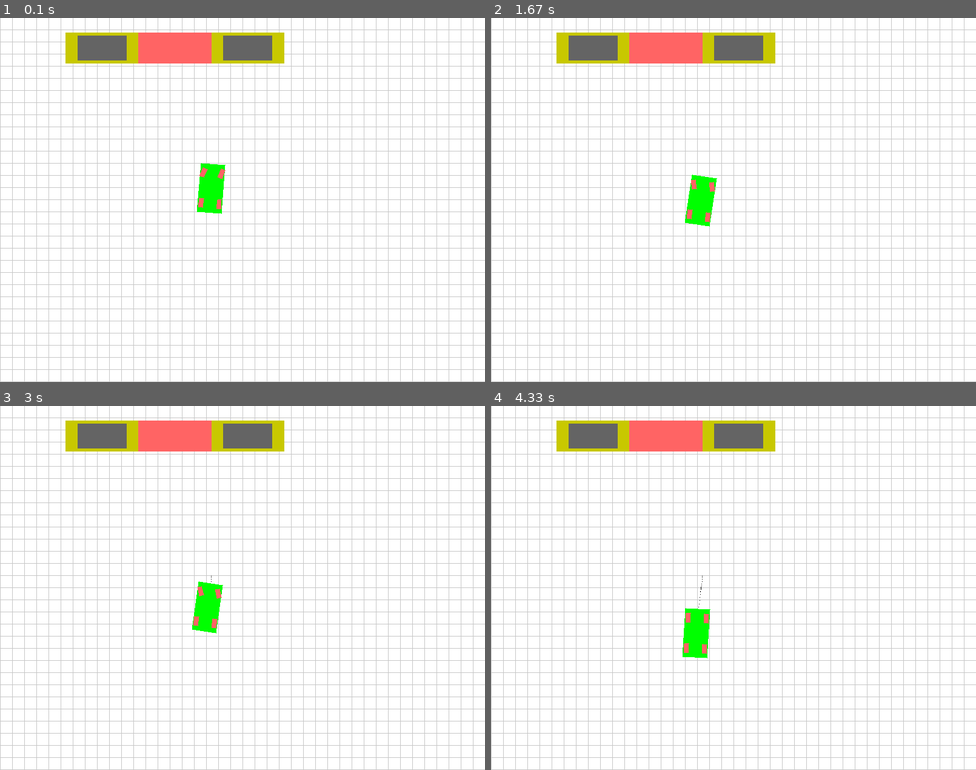
Above: before the commit, frames 1-4 (two rows, left to right).
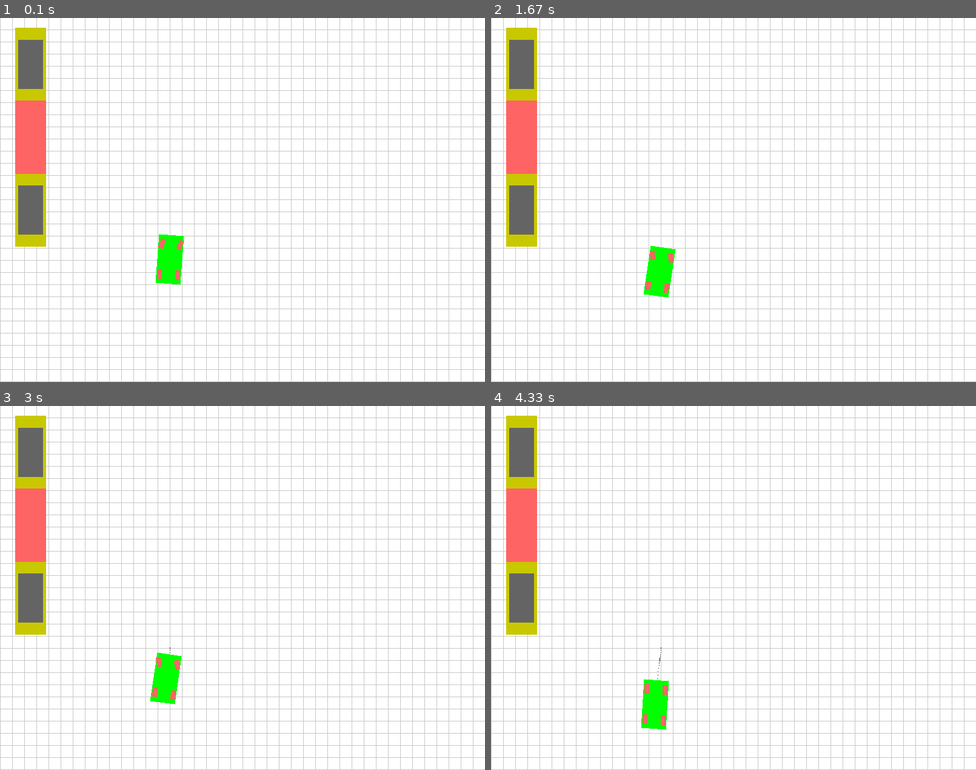
Above: after the commit, the same moments.

Repository: taka-rl/RL_APS
Game: pygame game, started from OOP/main.py
Same seed, same stepped clock (60 frames per second), same inputs: the game is played once before the commit and once after it.
Inputs:
- Up to frame 1 (0.1 s): no input
- Up to frame 2 (1.67 s): no input
- Up to frame 3 (3 s): no input
- Up to frame 4 (4.33 s): no input

The runs differ from the first frame. In frame 1, 9.0% of the frame differs, in the area x 3-59%, y 2-74%; in frame 2, 9.1%, in the area x 3-59%, y 2-77%; in frame 3, 9.0%; in frame 4, 9.1%.

Commit message:
updated that the parking lot is placed on every side of the parking area

Diff:
--- a/OOP/parking_env_OOP.py
+++ b/OOP/parking_env_OOP.py
@@ -9,8 +9,7 @@
 TODO: consider making a function which can be used in def is_parking_successful(self): and def check_collision(self):
 and def is_valid_loc(self, width, height):
 as they have same logic
-TODO: modify PARALLEL/PERPENDICULAR constant value
-TODO: make a function for flatting the state value
+TODO: display the x,y location and velocity in the display
 '''
 
 # parameters for actions
@@ -56,14 +55,28 @@
                       [-25 * PIXEL_TO_METER_SCALE, -15 * PIXEL_TO_METER_SCALE]],
                      dtype=np.float32)  # Position adjusted for meters
 
-PARALLEL = np.array([
+PARALLEL_HORIZONTAL = np.array([
     [+CAR_L / 2 + 20 * PIXEL_TO_METER_SCALE, +CAR_W / 2 + 5 * PIXEL_TO_METER_SCALE],
     [+CAR_L / 2 + 20 * PIXEL_TO_METER_SCALE, -CAR_W / 2 - 5 * PIXEL_TO_METER_SCALE],
     [-CAR_L / 2 - 20 * PIXEL_TO_METER_SCALE, -CAR_W / 2 - 5 * PIXEL_TO_METER_SCALE],
     [-CAR_L / 2 - 20 * PIXEL_TO_METER_SCALE, +CAR_W / 2 + 5 * PIXEL_TO_METER_SCALE]],
     dtype=np.float32)  # Adjusted for meters
 
-PERPENDICULAR = np.array([
+PARALLEL_VERTICAL = np.array([
+    [+CAR_W / 2 + 5 * PIXEL_TO_METER_SCALE, +CAR_L / 2 + 20 * PIXEL_TO_METER_SCALE],
+    [+CAR_W / 2 + 5 * PIXEL_TO_METER_SCALE, -CAR_L / 2 - 20 * PIXEL_TO_METER_SCALE],
+    [-CAR_W / 2 - 5 * PIXEL_TO_METER_SCALE, -CAR_L / 2 - 20 * PIXEL_TO_METER_SCALE],
+    [-CAR_W / 2 - 5 * PIXEL_TO_METER_SCALE, +CAR_L / 2 + 20 * PIXEL_TO_METER_SCALE]],
+    dtype=np.float32)  # Adjusted for meters
+
+PERPENDICULAR_HORIZONTAL = np.array([
+    [+CAR_W / 2 + 10 * PIXEL_TO_METER_SCALE, +CAR_L / 2 + 5 * PIXEL_TO_METER_SCALE],
+    [+CAR_W / 2 + 10 * PIXEL_TO_METER_SCALE, -CAR_L / 2 - 5 * PIXEL_TO_METER_SCALE],
+    [-CAR_W / 2 - 10 * PIXEL_TO_METER_SCALE, -CAR_L / 2 - 5 * PIXEL_TO_METER_SCALE],
+    [-CAR_W / 2 - 10 * PIXEL_TO_METER_SCALE, +CAR_L / 2 + 5 * PIXEL_TO_METER_SCALE]],
+    dtype=np.float32)  # Adjusted for meters
+
+PERPENDICULAR_VERTICAL = np.array([
     [+CAR_L / 2 + 5 * PIXEL_TO_METER_SCALE, +CAR_W / 2 + 10 * PIXEL_TO_METER_SCALE],
     [+CAR_L / 2 + 5 * PIXEL_TO_METER_SCALE, -CAR_W / 2 - 10 * PIXEL_TO_METER_SCALE],
     [-CAR_L / 2 - 5 * PIXEL_TO_METER_SCALE, -CAR_W / 2 - 10 * PIXEL_TO_METER_SCALE],
@@ -355,32 +368,76 @@
         offset = OFFSET_PARALLEL if self.parking_type == "parallel" else OFFSET_PERPENDICULAR
 
         # center locations for the static cars
-        if self.parking_type == "parallel":
+        if self.side in [1, 2]:
             static_cars_loc = np.array([[self.parking_lot[0] + offset, self.parking_lot[1]],
-                                        [self.parking_lot[0] - offset, self.parking_lot[1]]])
-        else:  # perpendicular
+                                            [self.parking_lot[0] - offset, self.parking_lot[1]]])
+
+        else:
             static_cars_loc = np.array([[self.parking_lot[0], self.parking_lot[1] + offset],
                                         [self.parking_lot[0], self.parking_lot[1] - offset]])
 
         # calculate the obstacle cars vertices and parking lots vertices
-        parking_type = self.get_parking_struct(self.parking_type)
+        parking_struct = self.get_parking_struct(self.parking_type, self.side)
+        car_struct = self.get_car_struct(self.parking_type, self.side)
         for loc in static_cars_loc:
-            static_cars_vertices.append(CAR_STRUCT + loc)
-            static_parking_vertices.append(parking_type + loc)
+            static_cars_vertices.append(car_struct + loc)
+            static_parking_vertices.append(parking_struct + loc)
         return static_cars_vertices, static_parking_vertices
 
     @staticmethod
-    def get_parking_struct(parking_type: str):
+    def get_parking_struct(parking_type: str, side: int):
         """
         Get the parking structure based on the parking type.
 
         Parameters:
             parking_type (str): The type of parking arrangement.
+            side (int): The side of the parking lot
 
         Returns:
             np.ndarray: The vertices for parking space structure.
         """
-        return PARALLEL if parking_type == "parallel" else PERPENDICULAR
+        if parking_type == "parallel":
+            if side in [1, 2]:
+                return PARALLEL_HORIZONTAL
+            else:
+                return PARALLEL_VERTICAL
+
+        else:  # perpendicular
+            if side in [1, 2]:
+                return PERPENDICULAR_HORIZONTAL
+            else:
+                return PERPENDICULAR_VERTICAL
+
+    @staticmethod
+    def get_car_struct(parking_type: str, side: int):
+        """
+        Get the car structure based on the parking type.
+
+        Parameters:
+            parking_type (str): The type of parking arrangement.
+            side (int): The side of the parking lot
+
+        Returns:
+            np.ndarray: The vertices for parking space structure.
+        """
+        if parking_type == "parallel":
+            if side in [1, 2]:
+                return CAR_STRUCT
+            else:
+                return np.array([[+CAR_W / 2, +CAR_L / 2],
+                                 [+CAR_W / 2, -CAR_L / 2],
+                                 [-CAR_W / 2, -CAR_L / 2],
+                                 [-CAR_W / 2, +CAR_L / 2]],
+                                dtype=np.float32)  # Coordinates adjusted for meters
+        else:  # perpendicular
+            if side in [1, 2]:
+                return np.array([[+CAR_W / 2, +CAR_L / 2],
+                                 [+CAR_W / 2, -CAR_L / 2],
+                                 [-CAR_W / 2, -CAR_L / 2],
+                                 [-CAR_W / 2, +CAR_L / 2]],
+                                dtype=np.float32)  # Coordinates adjusted for meters
+            else:
+                return CAR_STRUCT
 
     def reset(
             self,
@@ -389,10 +446,12 @@
     ):
         super().reset(seed=seed)
         self.car = Car()
-        self.set_initial_loc()
+        self.side = self.set_initial_loc()
+        self.parking_lot = self.set_initial_parking_loc(self.side)
+        self.car.car_loc = self.set_initial_car_loc(self.side, self.parking_lot)
         self.car.loc_old = self.car.car_loc
 
-        self.parking_lot_vertices = self.parking_lot + self.get_parking_struct(self.parking_type)
+        self.parking_lot_vertices = self.parking_lot + self.get_parking_struct(self.parking_type, self.side)
         self.static_cars_vertices, self.static_parking_lot_vertices = self.generate_static_obstacles()
         self.state = self.get_normalized_state()
 
@@ -431,31 +490,39 @@
 
         return state
 
-    def set_initial_loc(self):
+    @staticmethod
+    def set_initial_loc():
         """
         Set the initial car and parking lot location
-        """
-        side = random.randint(1, 2)
-        self.parking_lot = self.set_initial_parking_loc(side)
-        self.car.car_loc = self.set_initial_car_loc(side, self.parking_lot)
-
-    def set_initial_car_loc(self, side, parking_loc) -> np.array(['x', 'y']):
+
+        Return:
+            int value between 1 and 4
+        """
+        return random.randint(1, 4)
+
+    @staticmethod
+    def set_initial_car_loc(side, parking_loc) -> np.array(['x', 'y']):
         """
         Set the initial car location
 
         ini_dist (float): the initial distance between the car and the parking lot,
-                        randomly setting between 10 and 20 meters
+                        randomly setting between 10 and 20 meters.
+
+        parking_loc (np.array): The [x, y] location of the parking lot in meters.
 
         side (int): determines on which side of the map the parking lot will be placed
-            For parallel parking:
-                - 1: the car is placed below the parking lot.
-                - 2: the car is placed above the parking lot.
-            For perpendicular parking:
-                - 1: the car is placed to the left of the parking lot.
-                - 2: the car is placed to the right of the parking lot.
-        parking_loc (np.array): The [x, y] location of the parking lot in meters.
-        ini_dist: randomly set distance between 10 and 20 meters, ensuring a realistic starting position for the car
-
+                - 1: the car is placed on the bottom side of the parking area.
+                    x is randomly set between 100 and 700 pixels (before scaling),
+                    and y is plus ini_dist from parking_loc[1].
+                - 2: the car is placed on the top side of the parking area.
+                    x is randomly set between 100 and 700 pixels (before scaling),
+                    and y is minus ini_dist from parking_loc[1].
+                - 3: the car is placed on the left side of the parking area.
+                    x is plus ini_dist from parking_loc[0].
+                    and y is randomly set between 100 and 500 pixels (before scaling).
+                - 4: the car is placed on the right side of the parking area.
+                    x is minus ini_dist from parking_loc[0].
+                    and y is randomly set between 100 and 500 pixels (before scaling).
         Return:
             np.array: the initial center of the car location [x,y] in meters,
                     adjusted for an appropriate distance from the parking lot.
@@ -463,51 +530,53 @@
         """
         init_dist = random.uniform(10, 20)
 
-        if self.parking_type == "parallel":
+        if side == 1:
             x_car = random.uniform(100, WINDOW_W - 100) * PIXEL_TO_METER_SCALE
-            y_car = (parking_loc[1] + init_dist) if side == 1 else (parking_loc[1] - init_dist)
-
-        elif self.parking_type == "perpendicular":
+            y_car = parking_loc[1] + init_dist
+        elif side == 2:
+            x_car = random.uniform(100, WINDOW_W - 100) * PIXEL_TO_METER_SCALE
+            y_car = parking_loc[1] - init_dist
+        elif side == 3:
+            x_car = parking_loc[0] + init_dist
             y_car = random.uniform(100, WINDOW_H - 100) * PIXEL_TO_METER_SCALE
-            x_car = (parking_loc[0] + init_dist) if side == 1 else (parking_loc[0] - init_dist)
         else:
-            raise ValueError(f"Unsupported parking type: {self.parking_type}")
+            x_car = parking_loc[0] - init_dist
+            y_car = random.uniform(100, WINDOW_H - 100) * PIXEL_TO_METER_SCALE
 
         return np.array([x_car, y_car])
 
-    def set_initial_parking_loc(self, side) -> np.array(['x', 'y']):
+    @staticmethod
+    def set_initial_parking_loc(side) -> np.array(['x', 'y']):
         """
         Set the initial parking lot location
 
         side (int): determines on which side of the map the parking lot will be placed.
-            - For parallel parking:
-                - 1: Placed on the bottom side, x is randomly set between 100 and 700 pixels (before scaling),
+                - 1: the parking lot is placed on the bottom side,
+                    x is randomly set between 100 and 700 pixels (before scaling),
                     and y is set to 50 pixels (before scaling).
-                - 2: Placed on the top side, x is randomly set between 100 and 700 pixels (before scaling)
+                - 2: the parking lot is placed on the top side,
+                    x is randomly set between 100 and 700 pixels (before scaling),
                     and y is set to 550 pixels (before scaling).
-            - For perpendicular parking:
-                - 1: Placed on the left side, y is randomly set between 100 and 500 pixels (before scaling),
-                    and x is set to 50 pixels (before scaling).
-                - 2: Placed on the right side, y is randomly set between 100 and 500 pixels (before scaling),
-                    and x is set to 750 pixels (before scaling).
+                - 3: the parking lot is placed on the left side, x is set to 50 pixels (before scaling),
+                    and y is randomly set between 100 and 500 pixels (before scaling).
+                - 4: the parking lot is placed on the right side, x is set to 750 pixels (before scaling),
+                    and y is randomly set between 100 and 500 pixels (before scaling).
+
         Return:
             np.array:the center of the parking lot location [x,y]
         """
-        if self.parking_type == "parallel":
+        if side == 1:
             x_parking = random.uniform(100, WINDOW_W - 100) * PIXEL_TO_METER_SCALE
-            if side == 1:
-                y_parking = 50 * PIXEL_TO_METER_SCALE
-            else:
-                y_parking = 550 * PIXEL_TO_METER_SCALE
-
-        elif self.parking_type == "perpendicular":
+            y_parking = 50 * PIXEL_TO_METER_SCALE
+        elif side == 2:
+            x_parking = random.uniform(100, WINDOW_W - 100) * PIXEL_TO_METER_SCALE
+            y_parking = 550 * PIXEL_TO_METER_SCALE
+        elif side == 3:
+            x_parking = 50 * PIXEL_TO_METER_SCALE
             y_parking = random.uniform(100, WINDOW_H - 100) * PIXEL_TO_METER_SCALE
-            if side == 1:
-                x_parking = 50 * PIXEL_TO_METER_SCALE
-            else:
-                x_parking = 750 * PIXEL_TO_METER_SCALE
         else:
-            raise ValueError(f"Unsupported parking type: {self.parking_type}")
+            x_parking = 750 * PIXEL_TO_METER_SCALE
+            y_parking = random.uniform(100, WINDOW_H - 100) * PIXEL_TO_METER_SCALE
 
         return np.array([x_parking, y_parking])
 
@@ -536,7 +605,7 @@
         # check the parking
         if self.is_parking_successful():
             self.reward += 1
-            self.truncated = True
+            self.terminated = True
             print("successful parking")
 
     def is_valid_loc(self) -> bool:
@@ -550,6 +619,8 @@
         distance = np.linalg.norm(self.parking_lot - self.car.car_loc)
         if distance > MAX_DISTANCE:
             return True
+
+
 
         # for car_vertex in self.car.car_vertices:
         #    if (car_vertex[0] < 0 or car_vertex[0] > WINDOW_W * PIXEL_TO_METER_SCALE or
